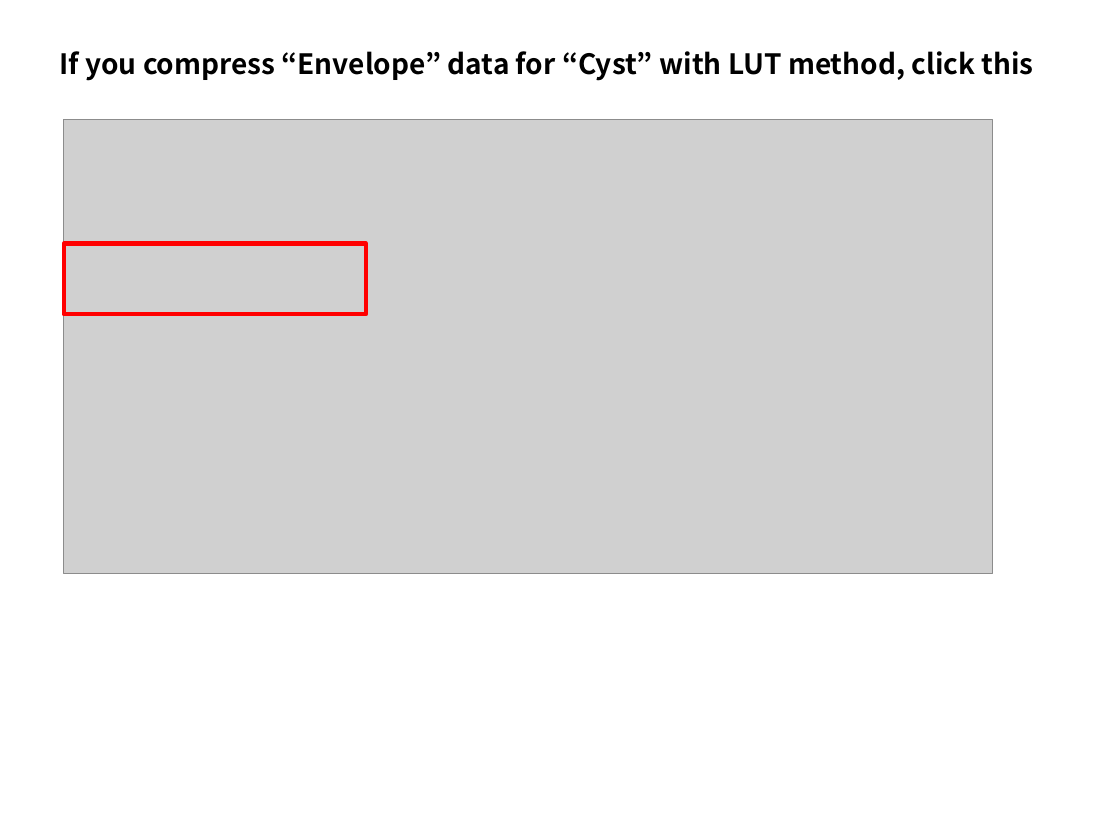
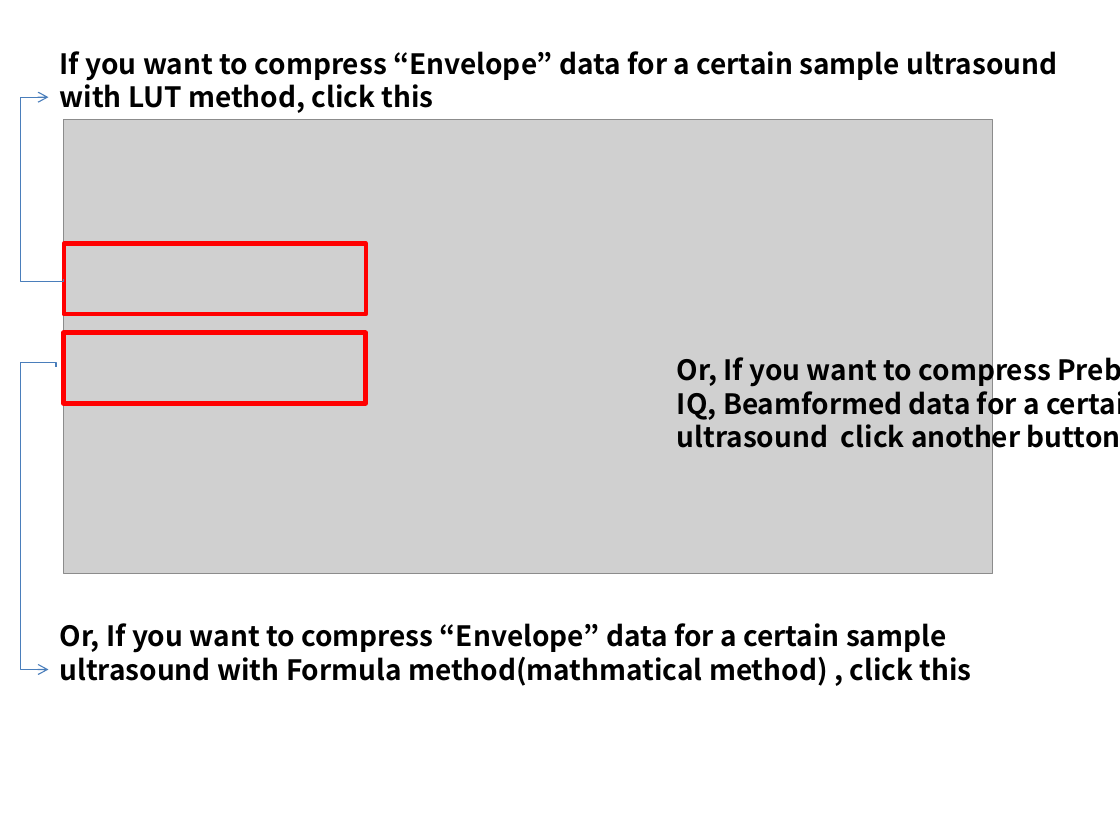
Before and after one commit to powerzenith/UltraSound_Image_Compress_VER4_BL_BETA_VS_EXP_GOLOMB_PUBLIC_OPEN, a slide deck: slide 2 of manual.pptx. Drawn at 1120x840 pixels with LibreOffice and Linux fonts; fonts in the diff are those of the drawing; grey boxes stand for pictures. Boxes give left, top, right and bottom in pixels: in the first picture for what was removed or moved away, otherwise in the second. Text is boxed around its words. In the diff, an @@ line names an element or a change of style, - is before the commit and + after.

Commit message:
revisioned manual

```diff
--- a/manual.pptx
+++ b/manual.pptx
@@ text at (59,51,1057,113): text changed @@
-If you compress “Envelope” data for “Cyst” with LUT method, click this
+If you want to compress “Envelope” data for a certain sample ultrasound with LUT method, click this
@@ elbow arrow added from (64, 279) to (48, 97), #4B7EBC 0.75 pt @@
@@ rectangle added at (64,333,366,403), outline #FF0000 3 pt @@
@@ text added at (677,352,1120,455), 18 pt, text #000000, bold @@
+Or, If you want to compress Prebeamformed, IQ, Beamformed data for a certain sample ultrasound click another button.
@@ elbow arrow added from (56, 367) to (48, 670), #4B7EBC 0.75 pt @@
@@ text added at (59,623,972,686), 18 pt, text #000000, bold @@
+Or, If you want to compress “Envelope” data for a certain sample ultrasound with Formula method(mathmatical method) , click this
```
